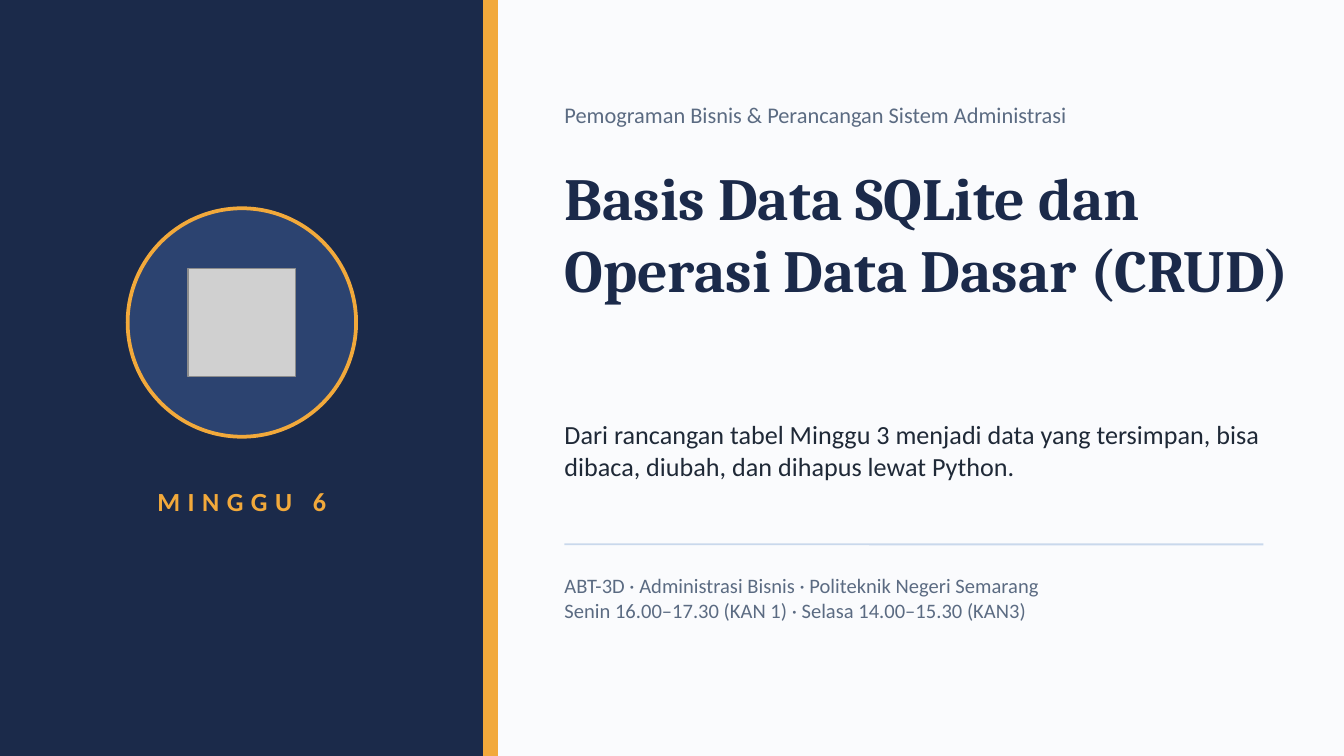
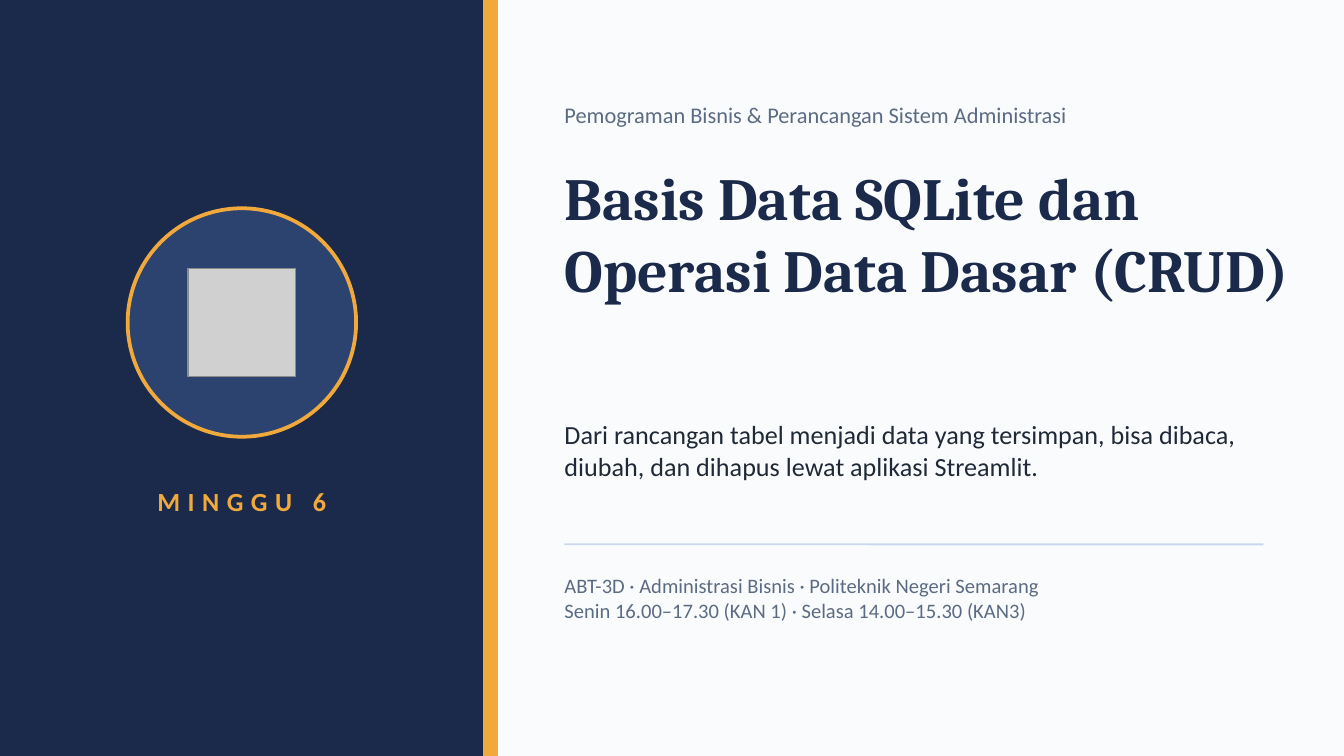
Before and after one commit to iggbudi/Pemrograman-Bisnis-dan-Perancangan-Sistem-Administrasi, a slide deck: slide 1 of Minggu ke-6/minggu-06-slide-basis-data-sqlite-crud.pptx. Drawn at 1344x756 pixels with LibreOffice and Linux fonts; fonts in the diff are those of the drawing; grey boxes stand for pictures. Boxes give left, top, right and bottom in pixels: in the first picture for what was removed or moved away, otherwise in the second. Text is boxed around its words. In the diff, an @@ line names an element or a change of style, - is before the commit and + after.

```diff
--- a/Minggu ke-6/minggu-06-slide-basis-data-sqlite-crud.pptx
+++ b/Minggu ke-6/minggu-06-slide-basis-data-sqlite-crud.pptx
@@ text at <box>564,426,1235,481</box>: text changed @@
-Dari rancangan tabel Minggu 3 menjadi data yang tersimpan, bisa dibaca, diubah, dan dihapus lewat Python.
+Dari rancangan tabel menjadi data yang tersimpan, bisa dibaca, diubah, dan dihapus lewat aplikasi Streamlit.
```
Also in this commit, not shown: 10 other slides changed, 1 slide added, 10 other files.
